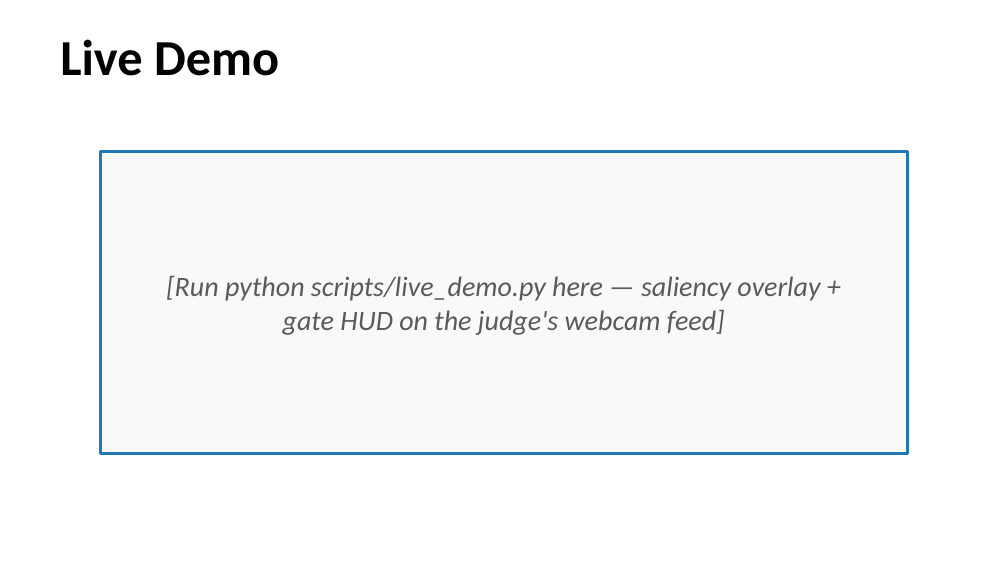
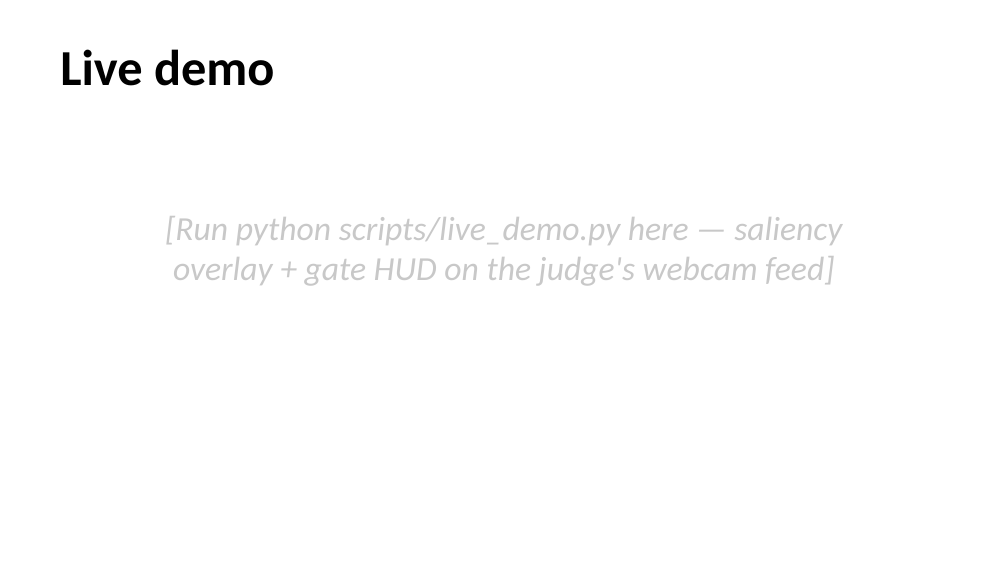
Before and after one commit to SaiAmartya/steam-icac-2026, a slide deck: slide 6 of showcase.pptx. Drawn at 1008x567 pixels with LibreOffice and Linux fonts; fonts in the diff are those of the drawing. Boxes give left, top, right and bottom in pixels: in the first picture for what was removed or moved away, otherwise in the second. Text is boxed around its words. In the diff, an @@ line names an element or a change of style, - is before the commit and + after.

```diff
--- a/showcase.pptx
+++ b/showcase.pptx
@@ text "Live demo" at <box>60,49,274,86</box>: vertical alignment middle to top @@
@@ text at <box>60,49,274,86</box>: text changed @@
-Live Demo
+Live demo
@@ rectangle removed at <box>101,151,907,454</box> @@
@@ text "[Run python scripts/live_demo.py here — ...": place and size @@
-text "[Run python scripts/live_demo.py here — ..." at <box>166,276,820,335</box>
+text "[Run python scripts/live_demo.py here — ..." at <box>165,216,842,286</box>
@@ text "[Run python scripts/live_demo.py here — ..." at <box>165,216,842,286</box>: size 20 to 24 pt, text colour #5A5A5A to #C8C8C8; vertical alignment middle to top @@
```
Also in this commit, not shown: 7 other slides changed, 4 slides added, 4 slides removed, 17 other files.
